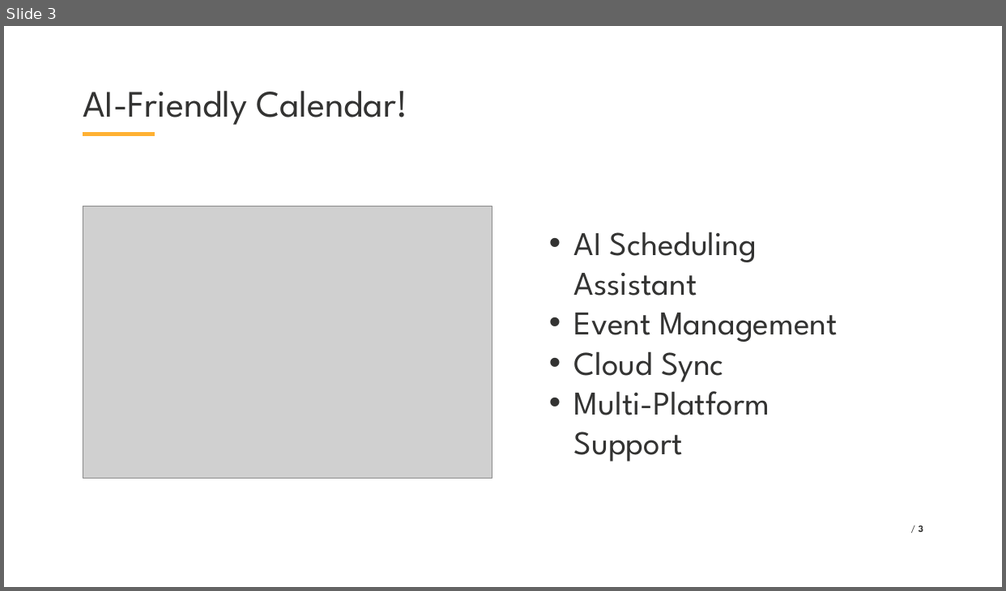
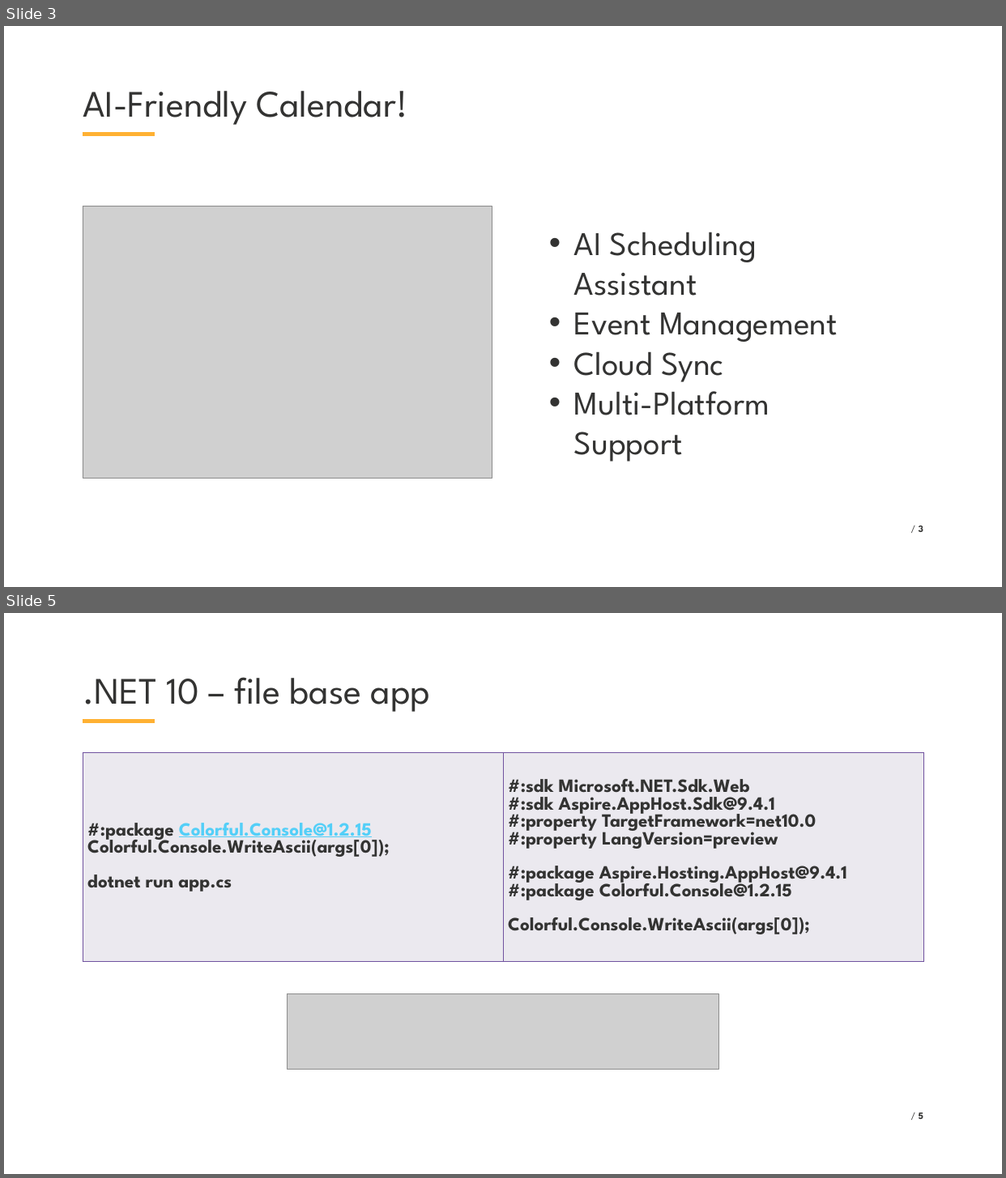
Before and after one commit to VladislavAntonyuk/AICalendar, a slide deck: .NET Conf 2025 - Ukraine (Eng).pptx. Shown one above the other, each under a label of ours: slide 3 before the commit, slides 3 and 5 after it; the slides between them are not shown. The pictures are 1006x591 and 1006x1178 pixels, drawn with LibreOffice and Linux fonts; fonts in the diff are those of the drawing; grey boxes stand for pictures; background and template pictures are left out. Boxes give left, top, right and bottom in pixels: in the first picture for what was removed or moved away, otherwise in the second. Text is boxed around its words. In the diff, an @@ line names an element or a change of style, - is before the commit and + after.

```diff
--- a/.NET Conf 2025 - Ukraine (Eng).pptx
+++ b/.NET Conf 2025 - Ukraine (Eng).pptx
@@ slide 5 added at (x1=4, y1=613, x2=1002, y2=1174), background #FFFFFF; not listed: 1 template element that a slide beside it also shows @@
@@ title added at (x1=83, y1=677, x2=431, y2=712), 54 pt, text #333332 @@
+.NET 10 – file base app
@@ table added at (x1=83, y1=753, x2=923, y2=962), 1 rows, 2 columns @@
+#:package Colorful.Console@1.2.15 / Colorful.Console.WriteAscii(args[0]); / dotnet run app.cs | #:sdk Microsoft.NET.Sdk.Web / #:sdk Aspire.AppHost.Sdk@9.4.1 / #:property TargetFramework=net10.0 / #:property LangVersion=preview / #:package Aspire.Hosting.AppHost@9.4.1 / #:package Colorful.Console@1.2.15 / Colorful.Console.WriteAscii(args[0]);
@@ picture added at (x1=287, y1=995, x2=718, y2=1069) @@
@@ page number added at (x1=918, y1=1113, x2=923, y2=1119), 14 pt, text #333332 @@
+/ 5
```
Also in this commit, not shown: 11 slides changed, 11 other slides added, 3 slides removed, 43 other files.
